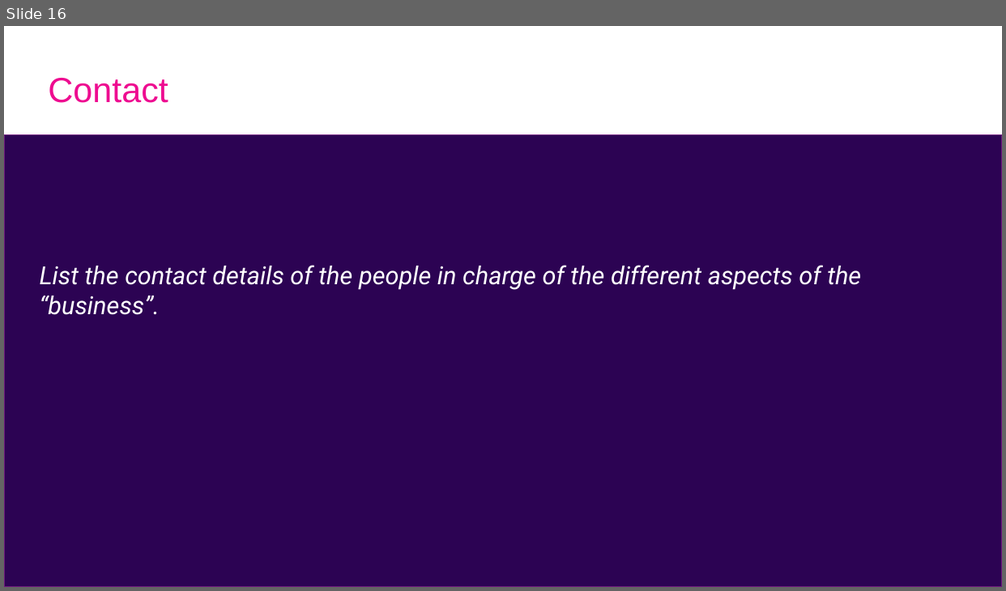
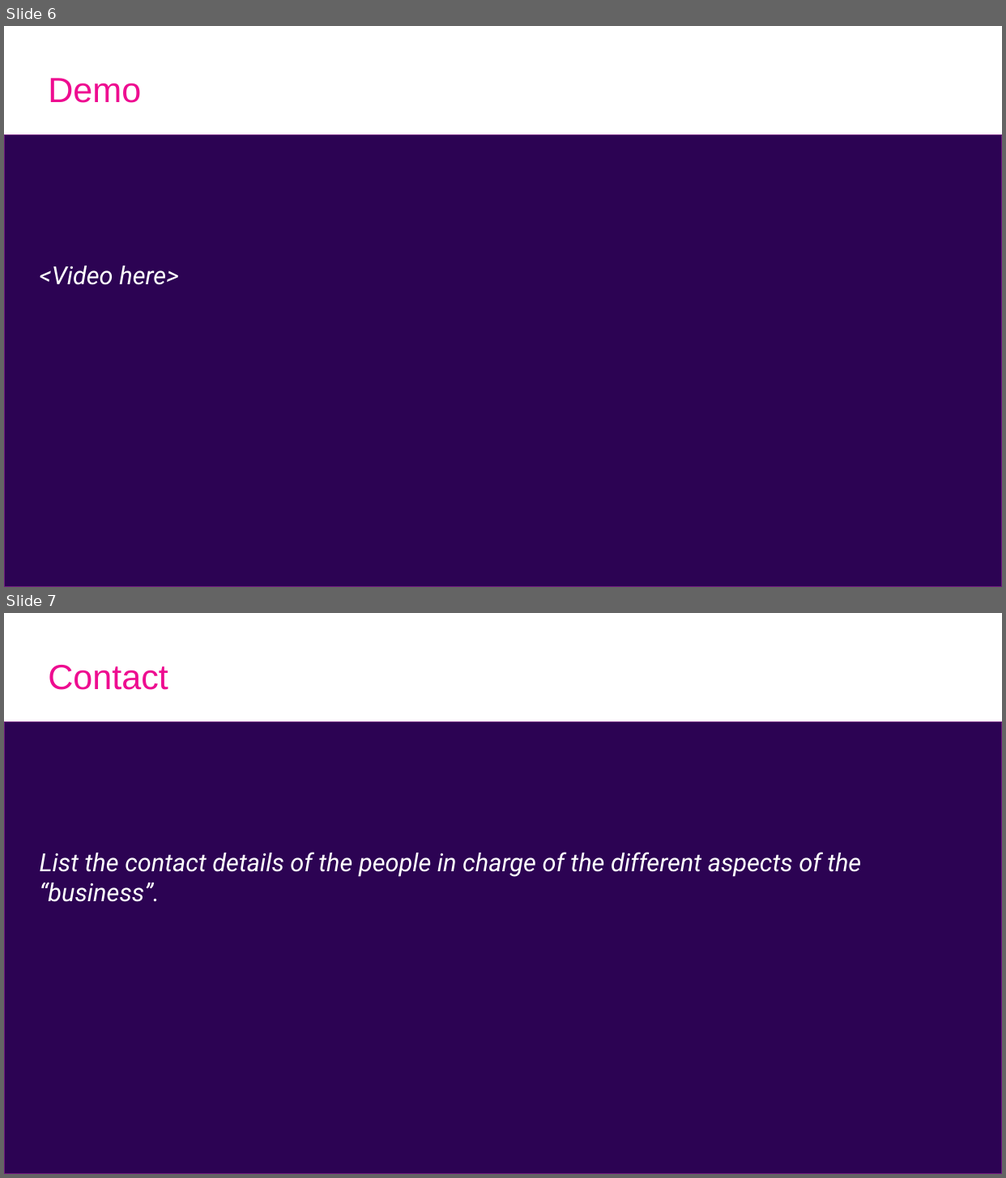
Before and after one commit to Eclipse-SDV-Hackathon-Chapter-Two/ASAP, a slide deck: SDV_Hackathon_Pitching_ASAP.pptx. Shown one above the other, each under a label of ours: slide 16 before the commit, slides 6 and 7 after it. The pictures are 1006x591 and 1006x1178 pixels, drawn with LibreOffice and Linux fonts; fonts in the diff are those of the drawing. Boxes give left, top, right and bottom in pixels: in the first picture for what was removed or moved away, otherwise in the second. Text is boxed around its words. In the diff, an @@ line names an element or a change of style, - is before the commit and + after.

```diff
--- a/SDV_Hackathon_Pitching_ASAP.pptx
+++ b/SDV_Hackathon_Pitching_ASAP.pptx
@@ slide 6 added at (x1=4, y1=26, x2=1002, y2=587), background #FFFFFF @@
@@ title added at (x1=48, y1=78, x2=141, y2=103), 25.2 pt, text #EE0C90 @@
+Demo
@@ rectangle added at (x1=4, y1=135, x2=1002, y2=587), fill #2C0353, outline #701C7F 0.75 pt @@
@@ text added at (x1=40, y1=266, x2=179, y2=285), 18 pt, text #FFFFFF, italic @@
+<Video here>
@@ what was slide 16 is now slide 7 @@
```
Also in this commit, not shown: 4 slides changed, 2 other slides added, 12 slides removed.
